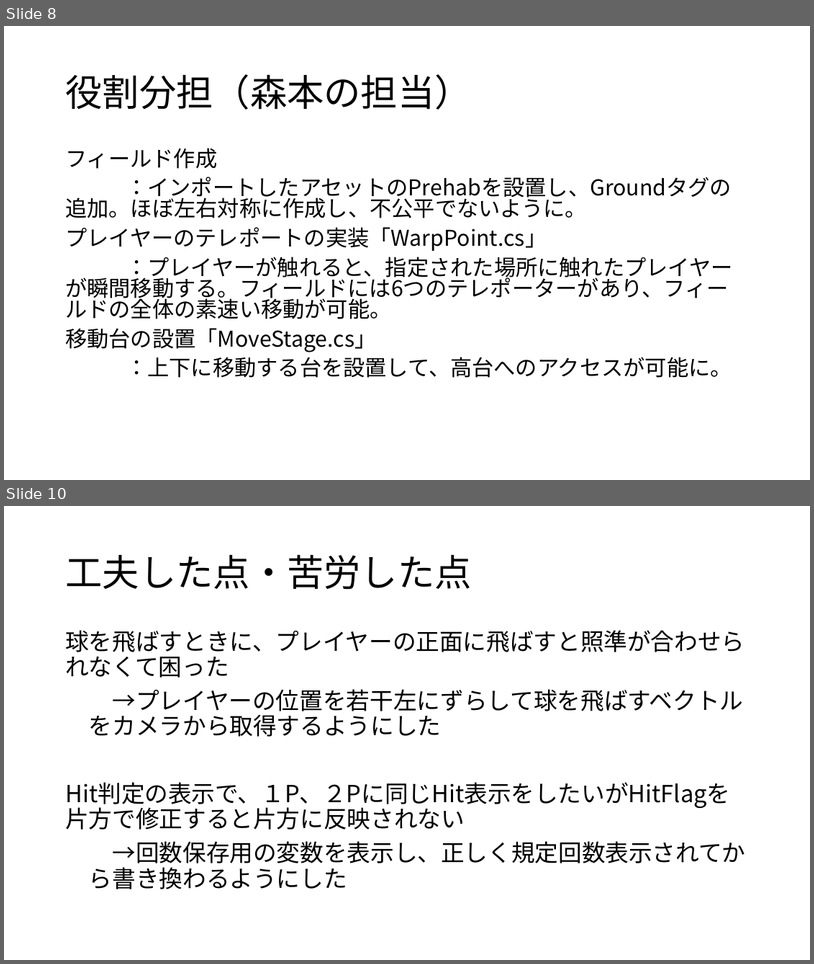
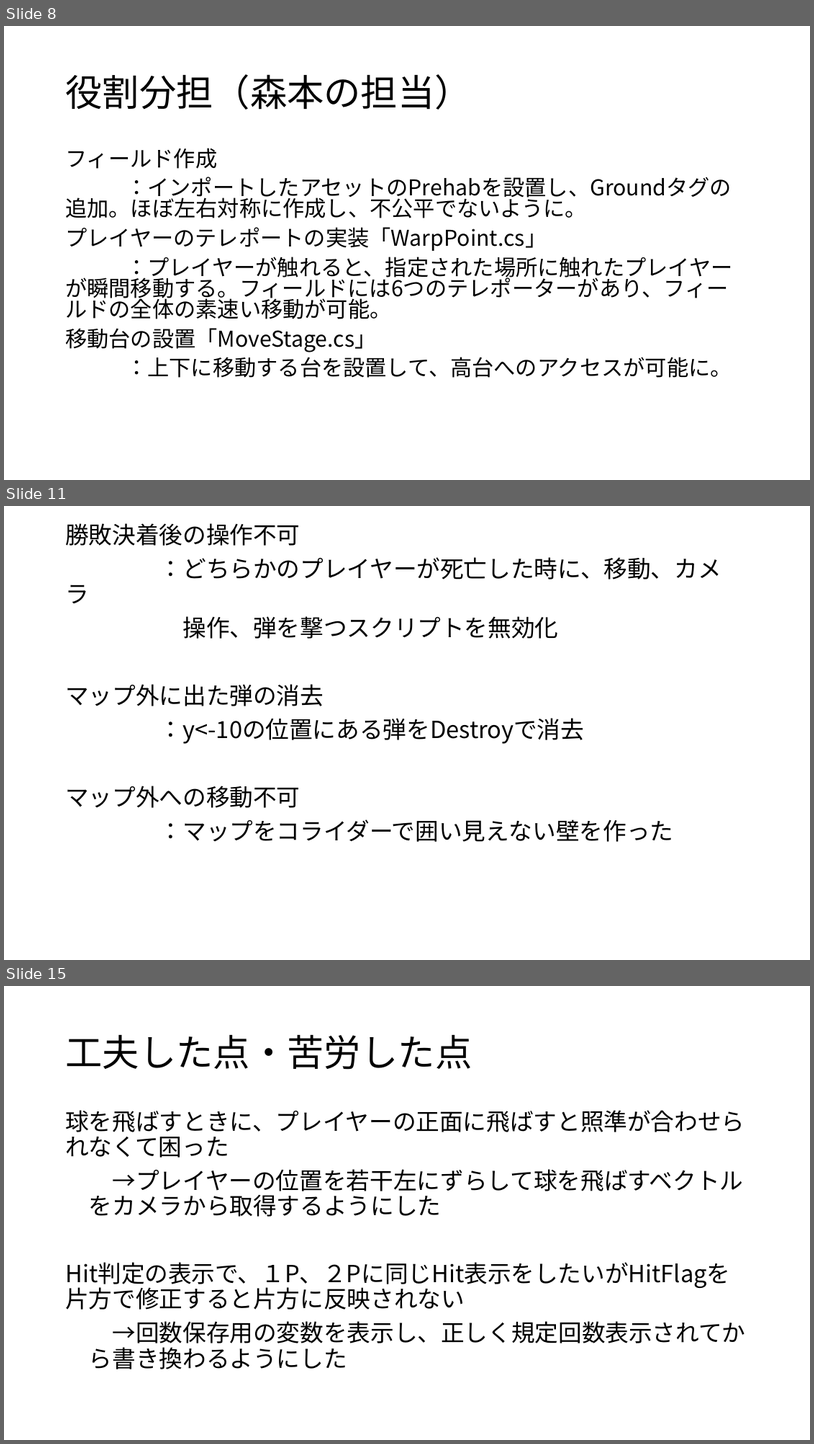
Before and after one commit to CGInteractive2018/CG_Interactive, a slide deck: Unityによるゲーム開発.pptx. Shown one above the other, each under a label of ours: slides 8 and 10 before the commit, slides 8, 11 and 15 after it; the slides between them are not shown. The pictures are 814x964 and 814x1444 pixels, drawn with LibreOffice and Linux fonts; fonts in the diff are those of the drawing. Boxes give left, top, right and bottom in pixels: in the first picture for what was removed or moved away, otherwise in the second. Text is boxed around its words. In the diff, an @@ line names an element or a change of style, - is before the commit and + after.

```diff
--- a/Unityによるゲーム開発.pptx
+++ b/Unityによるゲーム開発.pptx
@@ slide 11 added at <box>4,506,810,960</box>, background #FFFFFF @@
@@ text added at <box>65,523,722,842</box>, 28 pt, text #000000 @@
+勝敗決着後の操作不可
+：どちらかのプレイヤーが死亡した時に、移動、カメラ
+操作、弾を撃つスクリプトを無効化
+マップ外に出た弾の消去
+：y<-10の位置にある弾をDestroyで消去
+マップ外への移動不可
+：マップをコライダーで囲い見えない壁を作った
@@ what was slide 10 is now slide 15 @@
```
Also in this commit, not shown: 3 slides changed, 5 other slides added.
